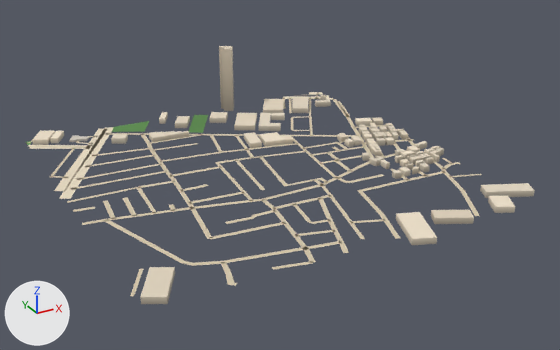
Two versions of the glTF model public/assets/bengaluru-region-v1/tiles/t-12_10-l0.glb, one commit apart.
Rendered twice from a 50 mm camera at (-6184.0, 4397.0, 411.0) aimed at (-5734.0, 5216.0, 2.0). Every picture has the same lights, and +X, +Y and +Z are marked at lower left. The older version comes first. Vertices at exactly the same position are counted once.

Script lines for the objects in view, before the commit:
```python
me_building = bpy.data.meshes.new('building')
me_building.from_pydata(...)  # 770 vertices, 1020 faces; spans x 3.0..520.0, y -28.0..519.0, z 0.0..102.0
me_building.materials.append(mat_building)
me_ground = bpy.data.meshes.new('ground')
me_ground.from_pydata(...)  # 931 vertices, 737 faces; spans x -6.0..503.0, y -2.0..506.0, z 1.0
me_ground.materials.append(mat_ground)
ob_building = bpy.data.objects.new('building', me_building)
ob_building.location = (-6000.0, 5000.0, 0.0)
ob_ground = bpy.data.objects.new('ground', me_ground)
ob_ground.location = (-6000.0, 5000.0, 0.0)
```
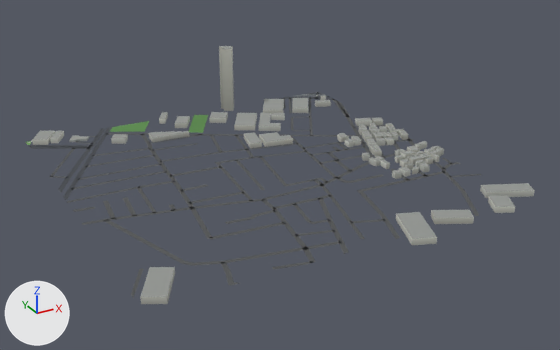
Patch to the scene script:
```diff
--- a/public/assets/bengaluru-region-v1/tiles/t-12_10-l0.glb.py
+++ b/public/assets/bengaluru-region-v1/tiles/t-12_10-l0.glb.py
@@ me_building @@
 # used by ob_building; location = (-6000.0, 5000.0, 0.0)
-me_building.from_pydata(...)  # 770 vertices, 1020 faces; spans x 3.0..520.0, y -28.0..519.0, z 0.0..102.0
+me_building.from_pydata(...)  # 770 vertices, 1242 faces; spans x 3.0..520.0, y -28.0..519.0, z 0.0..102.0
+# me_building part 1: 1020 kept faces spanning x 3.0..520.0, y -28.0..519.0, z 0.0..102.0 get new vertex colours
+# edits to the shape of me_building do not show in these pictures
 me_building.materials.append(mat_building)
@@ me_ground @@
 # used by ob_ground; location = (-6000.0, 5000.0, 0.0)
-me_ground.from_pydata(...)  # 931 vertices, 737 faces; spans x -6.0..503.0, y -2.0..506.0, z 1.0
+me_ground.from_pydata(...)  # 965 vertices, 765 faces; spans x 0.0..500.0, y 0.0..500.0, z 1.0
+# me_ground part 2: the loose piece of 24 vertices spanning x -6.0..122.0, y 302.0..503.0, z 1.0 is rebuilt with 24 vertices and now spans x 0.0..120.0, y 298.0..500.0, z 1.0
+# me_ground part 3: the loose piece of 20 vertices spanning x -6.0..131.0, y 277.0..503.0, z 1.0 is rebuilt with 24 vertices and now spans x 0.0..129.0, y 273.0..500.0, z 1.0
+# me_ground part 4: the loose piece of 14 vertices spanning x 425.0..488.0, y 466.0..506.0, z 1.0 is rebuilt with 14 vertices and now spans x 419.0..488.0, y 468.0..500.0, z 1.0
+# me_ground part 5: 32 vertices moved from x -2.0..503.0, y -1.0..500.0, z 1.0 to x 0.0..500.0, y 0.0..500.0, z 1.0; 21 vertices removed from x 90.0..503.0, y -2.0..501.0, z 1.0; 43 vertices added at x 90.0..500.0, y 0.0..500.0, z 1.0
+# me_ground part 6: 4 vertices moved from x 26.0..31.0, y 455.0..468.0, z 1.0 to x 29.0..36.0, y 453.0..466.0, z 1.0; 8 vertices removed from x -2.0..116.0, y 461.0..502.0, z 1.0; 11 vertices added at x 0.0..116.0, y 460.0..500.0, z 1.0
+# me_ground part 7: 6 vertices moved from x -1.0..60.0, y 266.0..358.0, z 1.0 to x 0.0..58.0, y 266.0..359.0, z 1.0; 2 vertices added at x 2.0..3.0, y 238.0..244.0, z 1.0
+# me_ground part 8: 615 kept faces spanning x 0.0..500.0, y 0.0..500.0, z 1.0 get new vertex colours; the middle colour goes from beige #d7c9ae to dark grey #535556
+# other edits to the shape of me_ground do not show in these pictures
 me_ground.materials.append(mat_ground)
```

Changed parts and their boxes [x1, y1, x2, y2] in the pictures (560 x 350 px; the box of a moved part takes in the faces that stretch with it):
'ground', reshaped: before [26, 92, 482, 296]; after [26, 92, 482, 298]
part 1 of me_building, recoloured: [32, 46, 535, 304] in both
part 2 of me_ground, rebuilt (11% narrower): before [54, 128, 107, 191]; after [58, 128, 105, 193]
part 3 of me_ground, rebuilt (11% narrower): before [59, 127, 114, 199]; after [63, 127, 112, 200]
part 4 of me_ground, rebuilt: before [283, 96, 321, 99]; after [279, 96, 321, 99]
part 5 of me_ground, moved or reshaped: before [130, 98, 482, 296]; after [131, 98, 482, 298]
part 6 of me_ground, moved or reshaped: before [28, 142, 79, 149]; after [28, 142, 84, 149]
part 7 of me_ground, moved or reshaped: before [67, 187, 138, 203]; after [49, 176, 139, 212]
part 8 of me_ground, recoloured: [28, 94, 470, 296] in both
